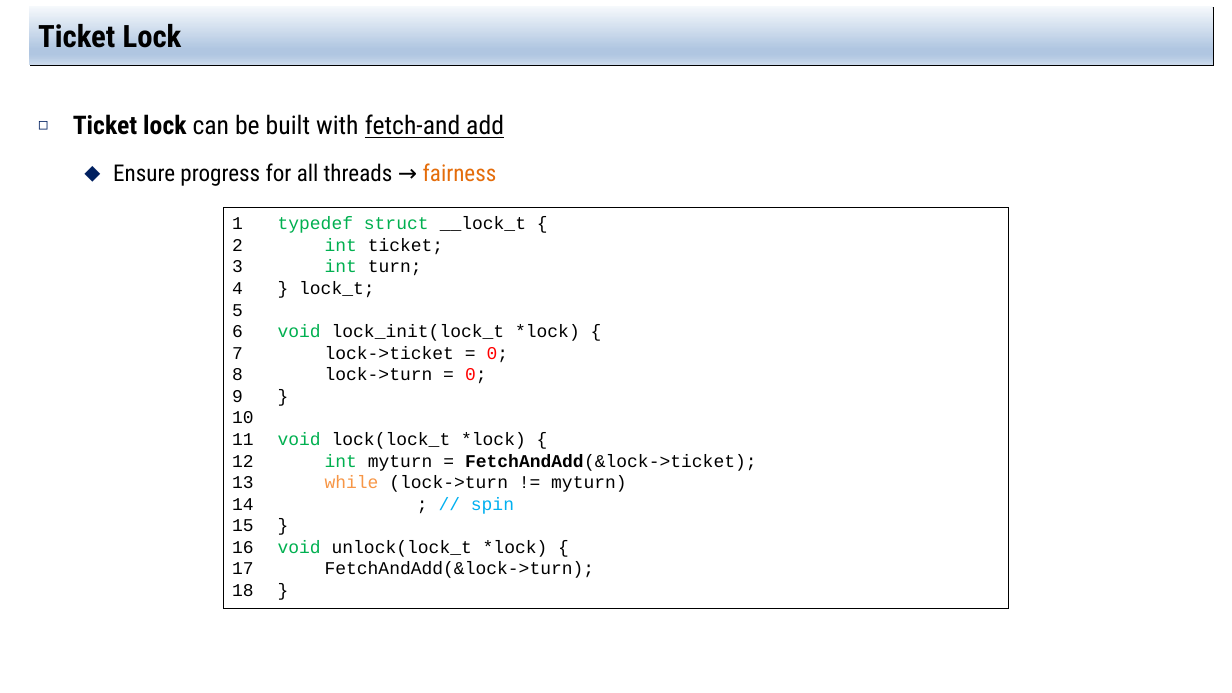
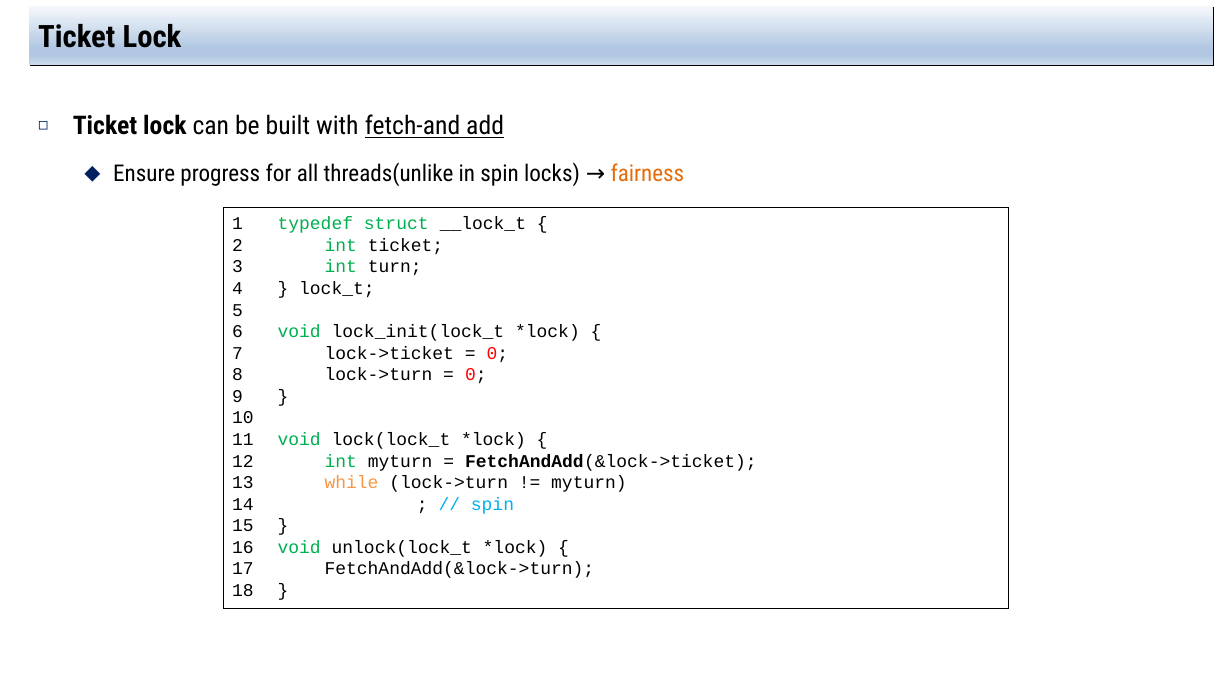
Before and after one commit to jachermocilla/extra-course-materials, a slide deck: slide 22 of cmsc125/ostep/slides/02.Concurrency/28.Locks.pptx. Drawn at 1232x693 pixels with LibreOffice and Linux fonts; fonts in the diff are those of the drawing. Boxes give left, top, right and bottom in pixels: in the first picture for what was removed or moved away, otherwise in the second. Text is boxed around its words. In the diff, an @@ line names an element or a change of style, - is before the commit and + after.

```diff
--- a/cmsc125/ostep/slides/02.Concurrency/28.Locks.pptx
+++ b/cmsc125/ostep/slides/02.Concurrency/28.Locks.pptx
@@ text at (113,162,685,186): text changed @@
-  ⬥ Ensure progress for all threads → fairness
+  ⬥ Ensure progress for all threads(unlike in spin locks) → fairness
```
Also in this commit, not shown: 4 other slides changed, 1 other file.
